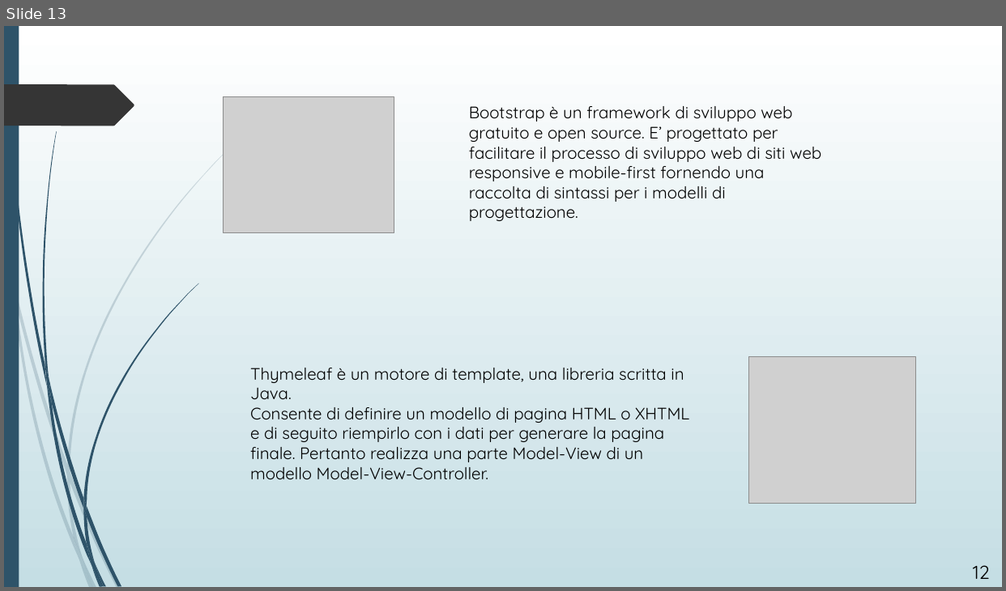
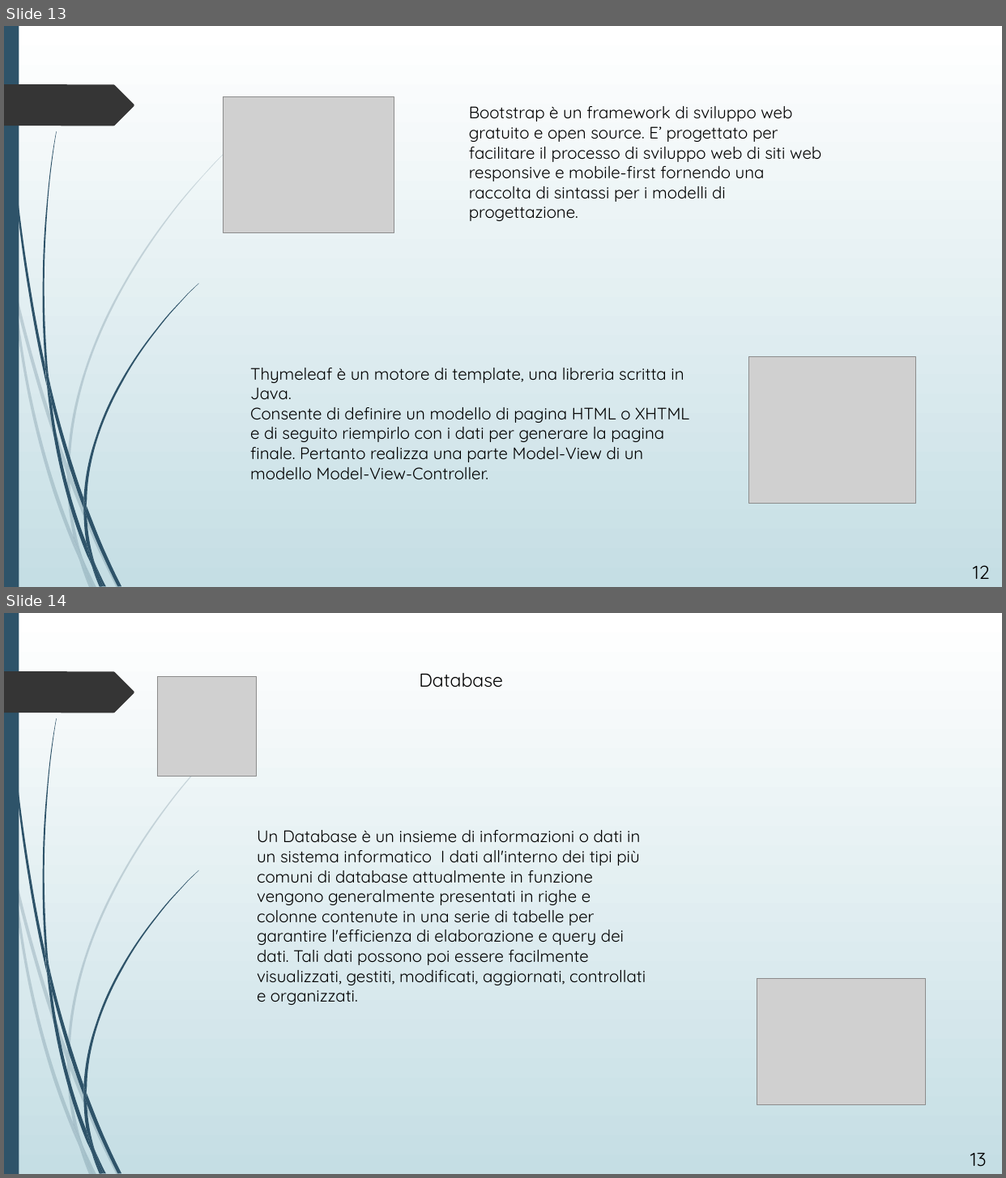
Before and after one commit to MatteoMa/MyAcquarium, a slide deck: presentazione applicazione.pptx. Shown one above the other, each under a label of ours: slide 13 before the commit, slides 13 and 14 after it. The pictures are 1006x591 and 1006x1178 pixels, drawn with LibreOffice and Linux fonts; fonts in the diff are those of the drawing; grey boxes stand for pictures. Boxes give left, top, right and bottom in pixels: in the first picture for what was removed or moved away, otherwise in the second. Text is boxed around its words. In the diff, an @@ line names an element or a change of style, - is before the commit and + after.

```diff
--- a/presentazione applicazione.pptx
+++ b/presentazione applicazione.pptx
@@ slide 14 added at (4, 613, 1002, 1174), background gradient #FFFFFF to #C5DEE5; not listed: 24 template elements that a slide beside it also shows @@
@@ picture added at (157, 677, 257, 776) @@
@@ text added at (419, 673, 503, 688), 18 pt, text #000000 @@
+Database
@@ text added at (257, 830, 646, 1005), 16 pt, text #000000 @@
+Un Database è un insieme di informazioni o dati in un sistema informatico I dati all'interno dei tipi più comuni di database attualmente in funzione vengono generalmente presentati in righe e colonne contenute in una serie di tabelle per garantire l'efficienza di elaborazione e query dei dati. Tali dati possono poi essere facilmente visualizzati, gestiti, modificati, aggiornati, controllati e organizzati.
@@ picture added at (757, 979, 926, 1105) @@
@@ text added at (970, 1153, 987, 1167), 18 pt, text #000000 @@
+13
```
Also in this commit, not shown: 1 slide changed.
